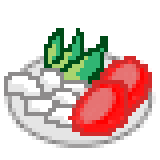
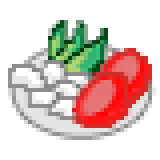
Revision of a layered w=160, h=160 image; what changed, layer by layer:
added group "pickles" with 5 layers above "Слой 4" over [8, 20, 152, 136]
moved "Слой 2 (копия)" into group "pickles", painted on it over [68, 72, 132, 136]
removed layer "Слой 2" over [96, 56, 152, 112]
removed layer "Слой 3" over [4, 44, 96, 128]
added layer "Слой 7" in group "pickles" over [96, 48, 152, 104]
added layer "Слой 6" in group "pickles" over [8, 36, 96, 120]
added layer "Слой 5" in group "pickles" over [48, 20, 108, 80]
moved "Фигура 1" into group "pickles", painted on it over [8, 44, 152, 144]
painted on "Слой 4" over [44, 28, 108, 88]
